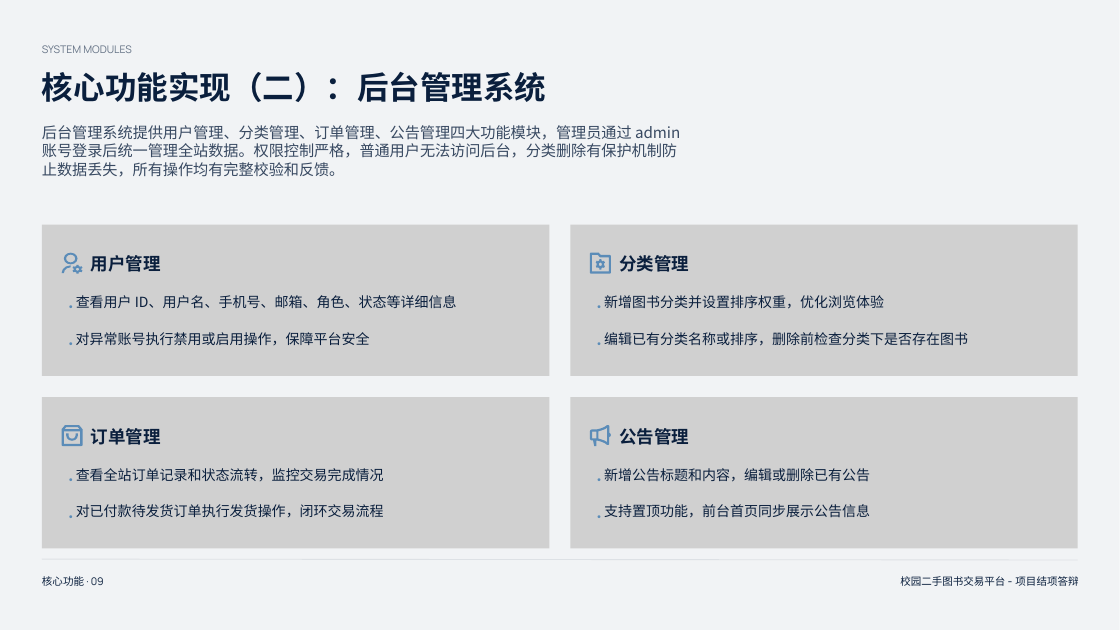
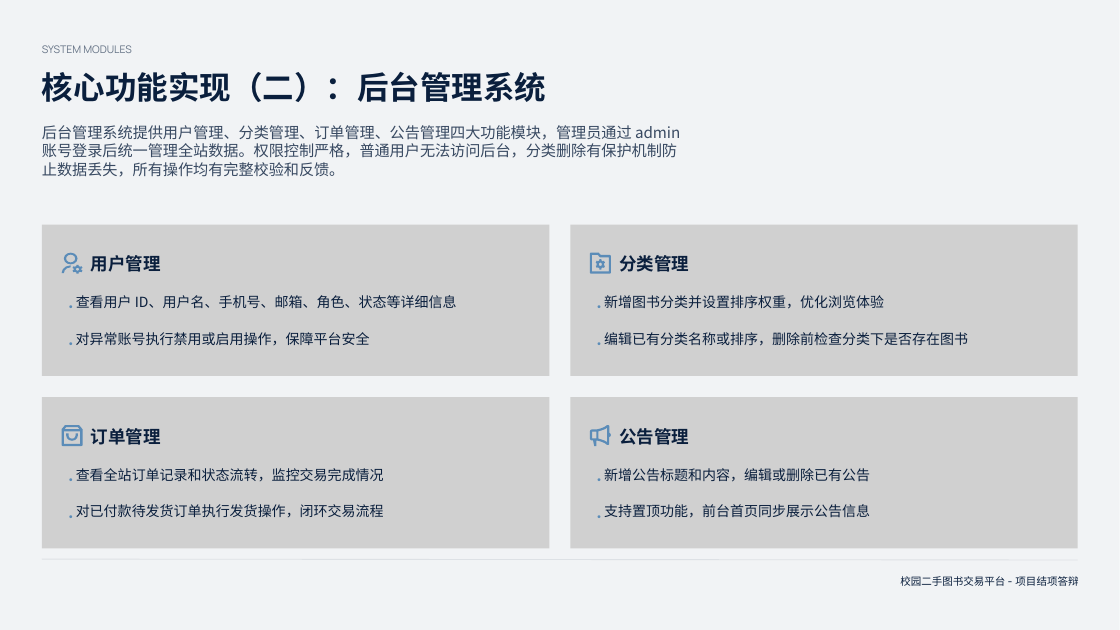
Before and after one commit to fonkin-red/campus-book-trade, a slide deck: slide 9 of docs/report/校园二手图书交易平台 - 项目结项答辩.pptx. Drawn at 1120x630 pixels with LibreOffice and Linux fonts; fonts in the diff are those of the drawing; grey boxes stand for pictures. Boxes give left, top, right and bottom in pixels: in the first picture for what was removed or moved away, otherwise in the second. Text is boxed around its words. In the diff, an @@ line names an element or a change of style, - is before the commit and + after.

```diff
--- a/docs/report/校园二手图书交易平台 - 项目结项答辩.pptx
+++ b/docs/report/校园二手图书交易平台 - 项目结项答辩.pptx
@@ text removed at (42, 576, 104, 586) @@
-核心功能 · 09
```
Also in this commit, not shown: 8 other slides changed.
